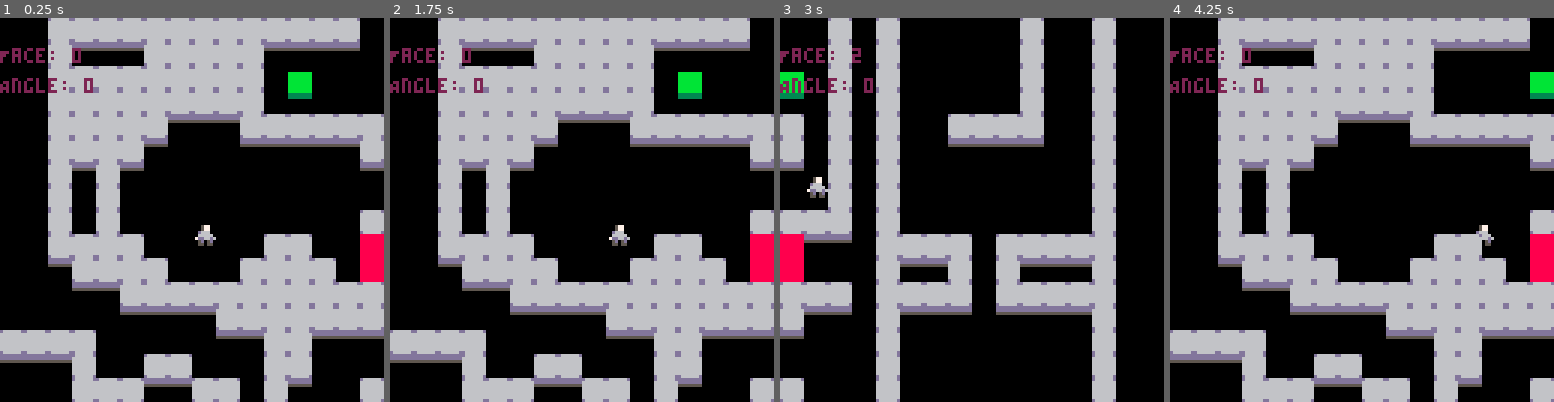
Above: before the commit, frames 1-4 (left to right).
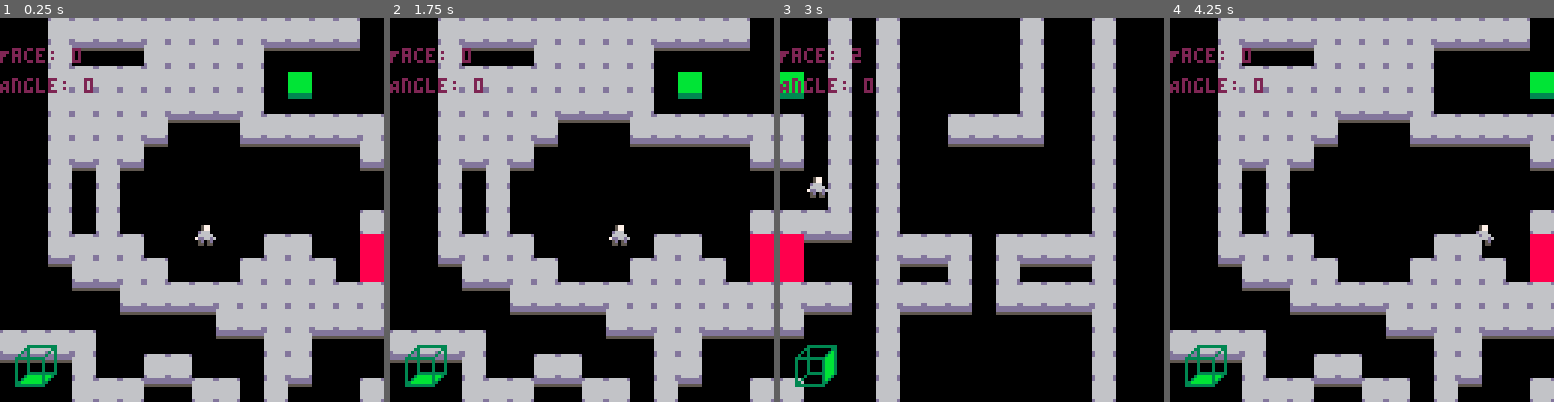
Above: after the commit, the same moments.

Repository: EmilBert/gmtkjam2025
Game: PICO-8 cartridge game.p8
Two runs of this game, one before a commit and one after it. Both use one fixed random seed, a clock stepped at 60 frames per second and the inputs below.
Inputs:
- Up to frame 1 (0.25 s): no input
- Up to frame 2 (1.75 s): hold Right from 1.6 s (still down)
- Up to frame 3 (3 s): release Right at 2.1 s; hold Up 2.15-2.42 s; hold Right from 2.47 s (still down)
- Up to frame 4 (4.25 s): release Right at 3.03 s; hold Left 3.08-3.58 s; hold Down 3.63-3.97 s; hold Right from 4.02 s (still down)

The runs differ from the first frame. In frame 1, 0.6% of the frame differs, in the area x 3-15%, y 85-97%; in frame 2, 0.6%; in frame 3, 0.6%; in frame 4, 0.6%.

Commit message:
feat: cube face minimap

Diff:
--- a/game.p8
+++ b/game.p8
@@ -21,7 +21,7 @@
 00000000d666666dbbbbbbbb88888888000000000000000000000000000000000000000000000000000000000000000000000000000000000000000000000000
 00000000ddddddddbbbbbbbb00000000000000000000000000000000000000000000000000000000000000000000000000000000000000000000000000000000
 00000000dddddddd3333333300000000000000000000000000000000000000000000000000000000000003333333333000000333333333300000033333333330
-00000000555555553333333300000000000000000000000000000000000000000000000000000000000033bbbbbbb330000033000000033000003bbbbbbbb330
+00000000555555553333333300000000000000000000000000000000000000000000000000000000000033bbbbbbb3300000330000000330000033bbbbbbb330
 00000000000000000000000000000000000000000000000000000000000000000000000000000000000303bbbbbb3b300003b300000030300003bbbbbbbb3030
 00000000000000000000000000000000000000000000000000000000000000000000000000000000003003bbbbb3bb30003bb30000030030003bbbbbbbb30030
 0000000000000000000000000000000000000000000000000000000000000000000000000000000003333333333bbb3003333333333000300333333333300030
--- a/main.lua
+++ b/main.lua
@@ -242,9 +242,15 @@
         end
     end
 
+    draw_minimap()
     -- draw the player's pixel position
     print("Face: "..player.face, 0, 10, 2)
     print("Angle: "..GLOBAL_ROTATION, 0, 20, 2)
+end
+
+function draw_minimap()
+    local minimap_padding = 4
+    spr(minimap_face_sprite_lookup[player.face], minimap_padding, MAP_SIZE - 8 * 2 - minimap_padding, 2,2)
 end
 
 
@@ -326,6 +332,15 @@
     },
     [faces.BASE] = { -- No rotations from the base face.
     },
+}
+
+minimap_face_sprite_lookup = {
+    [faces.BASE] = 10,
+    [faces.FRONT] = 12,
+    [faces.RIGHT] = 14,
+    [faces.BACK] = 16,
+    [faces.LEFT] = 18,
+    [faces.TOP] = 20,
 }
 
 
